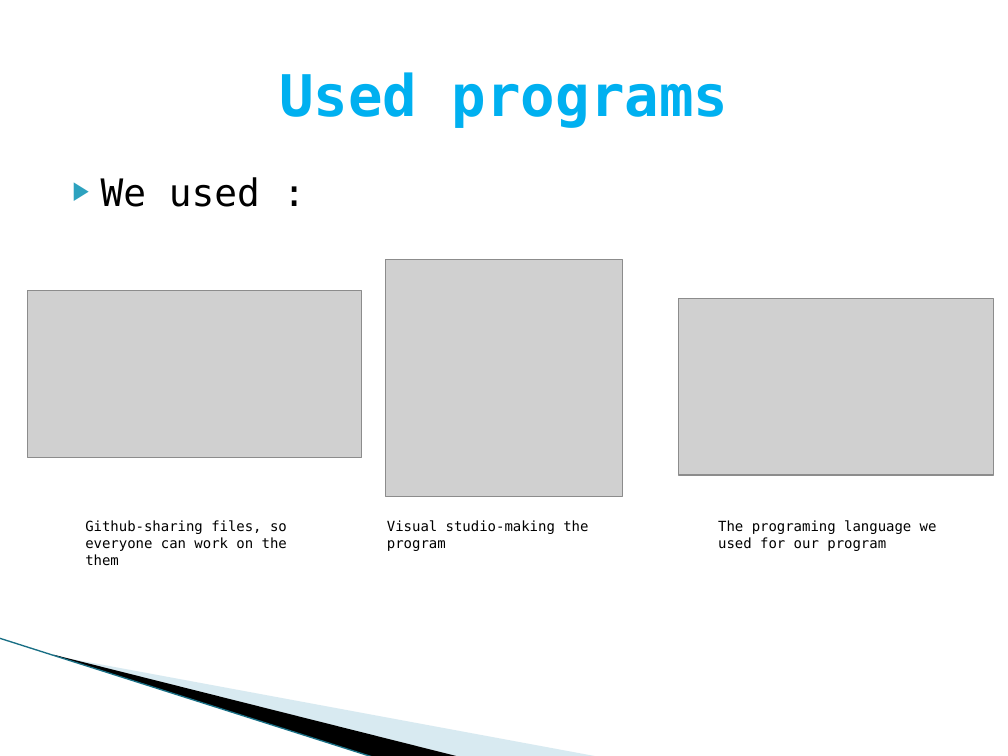
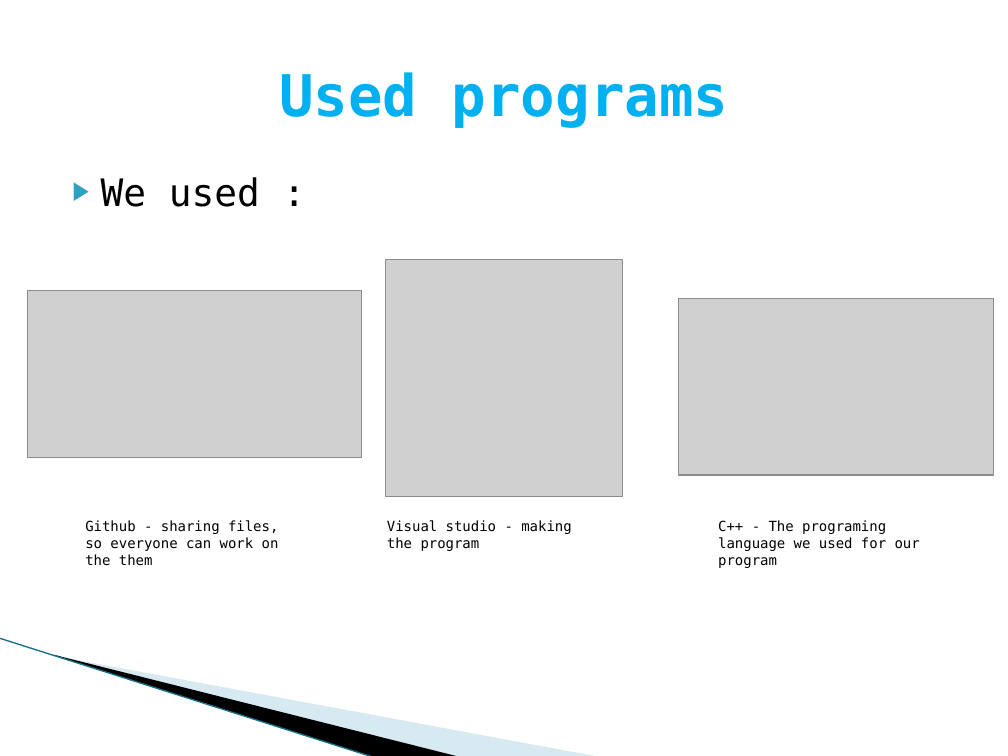
Before and after one commit to vgkavaldzhiev18/StructuresGit, a slide deck: slide 6 of Car Rent Incorporation.pptx. Drawn at 1008x756 pixels with LibreOffice and Linux fonts; fonts in the diff are those of the drawing; grey boxes stand for pictures; background and template pictures are left out. Boxes give left, top, right and bottom in pixels: in the first picture for what was removed or moved away, otherwise in the second. Text is boxed around its words. In the diff, an @@ line names an element or a change of style, - is before the commit and + after.

```diff
--- a/Car Rent Incorporation.pptx
+++ b/Car Rent Incorporation.pptx
@@ text at bbox=[85, 520, 279, 566]: spaces changed @@
-Github-sharing files, so everyone can work on the them
+Github - sharing files, so everyone can work on the them
@@ text at bbox=[387, 520, 571, 551]: spaces changed @@
-Visual studio-making the program
+Visual studio - making the program
@@ text at bbox=[718, 520, 920, 568]: text changed @@
-The programing language we used for our program
+C++ - The programing language we used for our program
```
